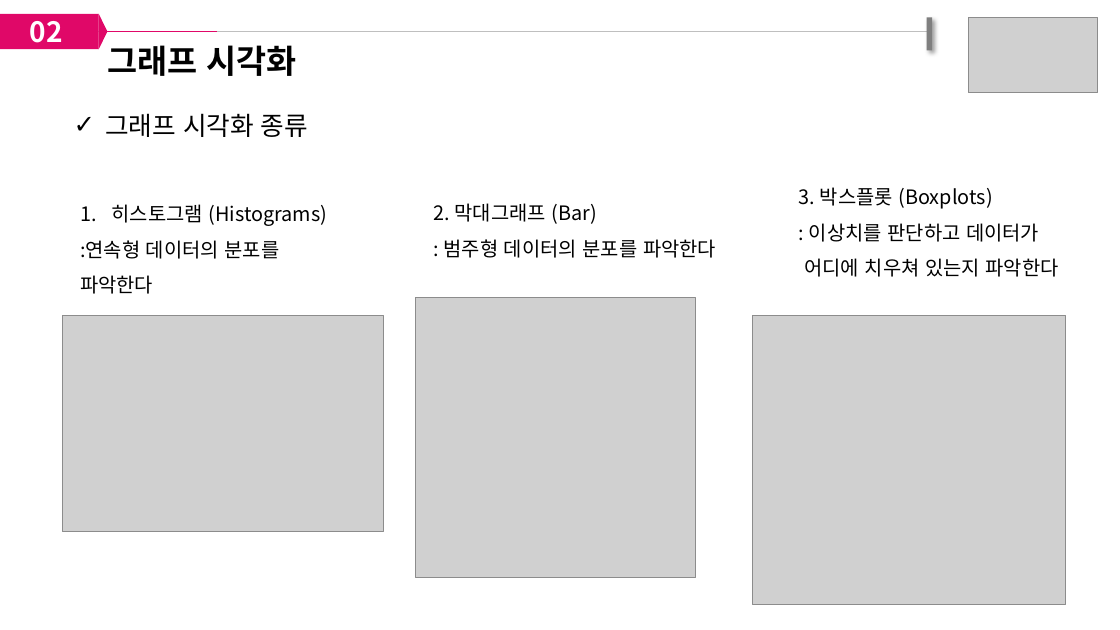
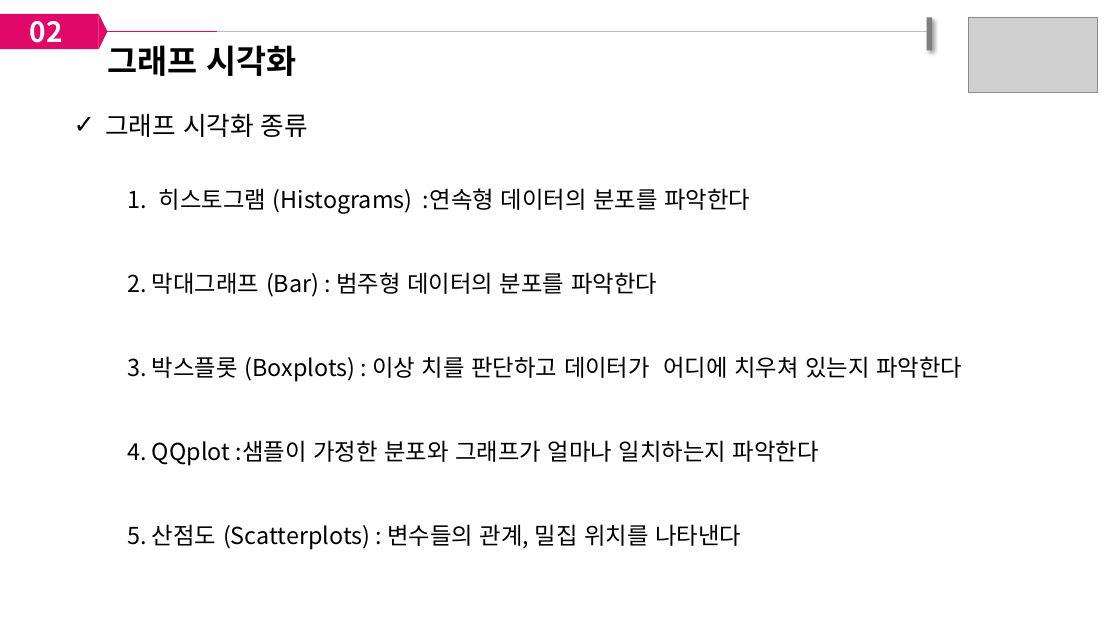
Before and after one commit to paullabkorea/tutorialproject, a slide deck: slide 7 of Data analysis/03. 3일차/데이터시각화.pptx. Drawn at 1120x630 pixels with LibreOffice and Linux fonts; fonts in the diff are those of the drawing; grey boxes stand for pictures. Boxes give left, top, right and bottom in pixels: in the first picture for what was removed or moved away, otherwise in the second. Text is boxed around its words. In the diff, an @@ line names an element or a change of style, - is before the commit and + after.

```diff
--- a/Data analysis/03. 3일차/데이터시각화.pptx
+++ b/Data analysis/03. 3일차/데이터시각화.pptx
@@ text removed at <box>80,204,328,294</box> @@
-    1. 히스토그램 (Histograms)
-    :연속형 데이터의 분포를 파악한다
@@ text added at <box>127,188,962,550</box>, 20 pt, text #000000 @@
+    1. 히스토그램 (Histograms) :연속형 데이터의 분포를 파악한다
+    2. 막대그래프 (Bar) : 범주형 데이터의 분포를 파악한다
+    3. 박스플롯 (Boxplots) : 이상 치를 판단하고 데이터가 어디에 치우쳐 있는지 파악한다
+    4. QQplot :샘플이 가정한 분포와 그래프가 얼마나 일치하는지 파악한다
+    5. 산점도 (Scatterplots) : 변수들의 관계, 밀집 위치를 나타낸다
@@ text removed at <box>434,203,716,258</box> @@
-    2. 막대그래프 (Bar)
-    : 범주형 데이터의 분포를 파악한다
@@ text removed at <box>799,187,1059,277</box> @@
-    3. 박스플롯 (Boxplots)
-    : 이상치를 판단하고 데이터가
-    어디에 치우쳐 있는지 파악한다
@@ picture removed at <box>416,298,696,578</box> @@
@@ picture removed at <box>62,315,384,532</box> @@
@@ picture removed at <box>753,315,1066,604</box> @@
```
Also in this commit, not shown: 4 other slides changed, 1 slide removed.
